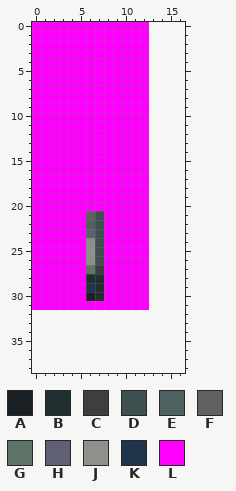
File history of a pixel-art sprite, Mordhau.rte/Devices/Weapons/Melee/Maul/Maul010.png. Above is the file before it was changed.
The file is 13x32 pixels. Colours within 5 levels of each other are drawn and written as one. The old version is drawn lined up with the new one, on the new canvas.
Palette (. is transparent): A #1b2025  B #202f2f  C #3e3e3e  D #3e4f4f  E #4f6061  F #606060  G #5f7369  H #606073  J #8d908b  K #20344c  L #ff00ff
Pixels before, first column x 0:
 0 LLLLLLLLLLLLL
 1 LLLLLLLLLLLLL
 2 LLLLLLLLLLLLL
 3 LLLLLLLLLLLLL
 4 LLLLLLLLLLLLL
 5 LLLLLLLLLLLLL
 6 LLLLLLLLLLLLL
 7 LLLLLLLLLLLLL
 8 LLLLLLLLLLLLL
 9 LLLLLLLLLLLLL
10 LLLLLLLLLLLLL
11 LLLLLLLLLLLLL
12 LLLLLLLLLLLLL
13 LLLLLLLLLLLLL
14 LLLLLLLLLLLLL
15 LLLLLLLLLLLLL
16 LLLLLLLLLLLLL
17 LLLLLLLLLLLLL
18 LLLLLLLLLLLLL
19 LLLLLLLLLLLLL
20 LLLLLLLLLLLLL
21 LLLLLLFDLLLLL
22 LLLLLLEDLLLLL
23 LLLLLLHDLLLLL
24 LLLLLLJDLLLLL
25 LLLLLLJDLLLLL
26 LLLLLLJDLLLLL
27 LLLLLLGCLLLLL
28 LLLLLLBBLLLLL
29 LLLLLLKBLLLLL
30 LLLLLLABLLLLL
31 LLLLLLLLLLLLL
Now the later version:
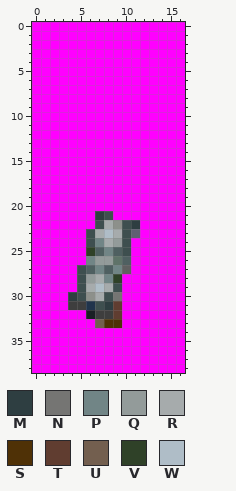
Colours new in this view: M #2e3e41  N #757573  P #718586  Q #939b9a  R #a6abac  S #4f3106  T #603d30  U #735f4f  V #2f4128  W #afbdc7
Edits made:
canvas 13x32 -> 17x39
Changed rows in their new state; - is an unchanged pixel.
first column x 0:
 0 -------------LLLL
 1 -------------LLLL
 2 -------------LLLL
 3 -------------LLLL
 4 -------------LLLL
 5 -------------LLLL
 6 -------------LLLL
 7 -------------LLLL
 8 -------------LLLL
 9 -------------LLLL
10 -------------LLLL
11 -------------LLLL
12 -------------LLLL
13 -------------LLLL
14 -------------LLLL
15 -------------LLLL
16 -------------LLLL
17 -------------LLLL
18 -------------LLLL
19 -------------LLLL
20 -------------LLLL
21 ------LMD----LLLL
22 ------L-RJDM-LLLL
23 ------DRWRDH-LLLL
24 ------DPRQD--LLLL
25 ------VEPED--LLLL
26 ------PQQGE--LLLL
27 -----DEPEPF--LLLL
28 -----DQRPV---LLLL
29 -----DRWRD---LLLL
30 ----MDJRDN---LLLL
31 ----CCKDMT---LLLL
32 LLLLLLACCTLLLLLLL
33 LLLLLLLUSSLLLLLLL
34 LLLLLLLLLLLLLLLLL
35 LLLLLLLLLLLLLLLLL
36 LLLLLLLLLLLLLLLLL
37 LLLLLLLLLLLLLLLLL
38 LLLLLLLLLLLLLLLLL
